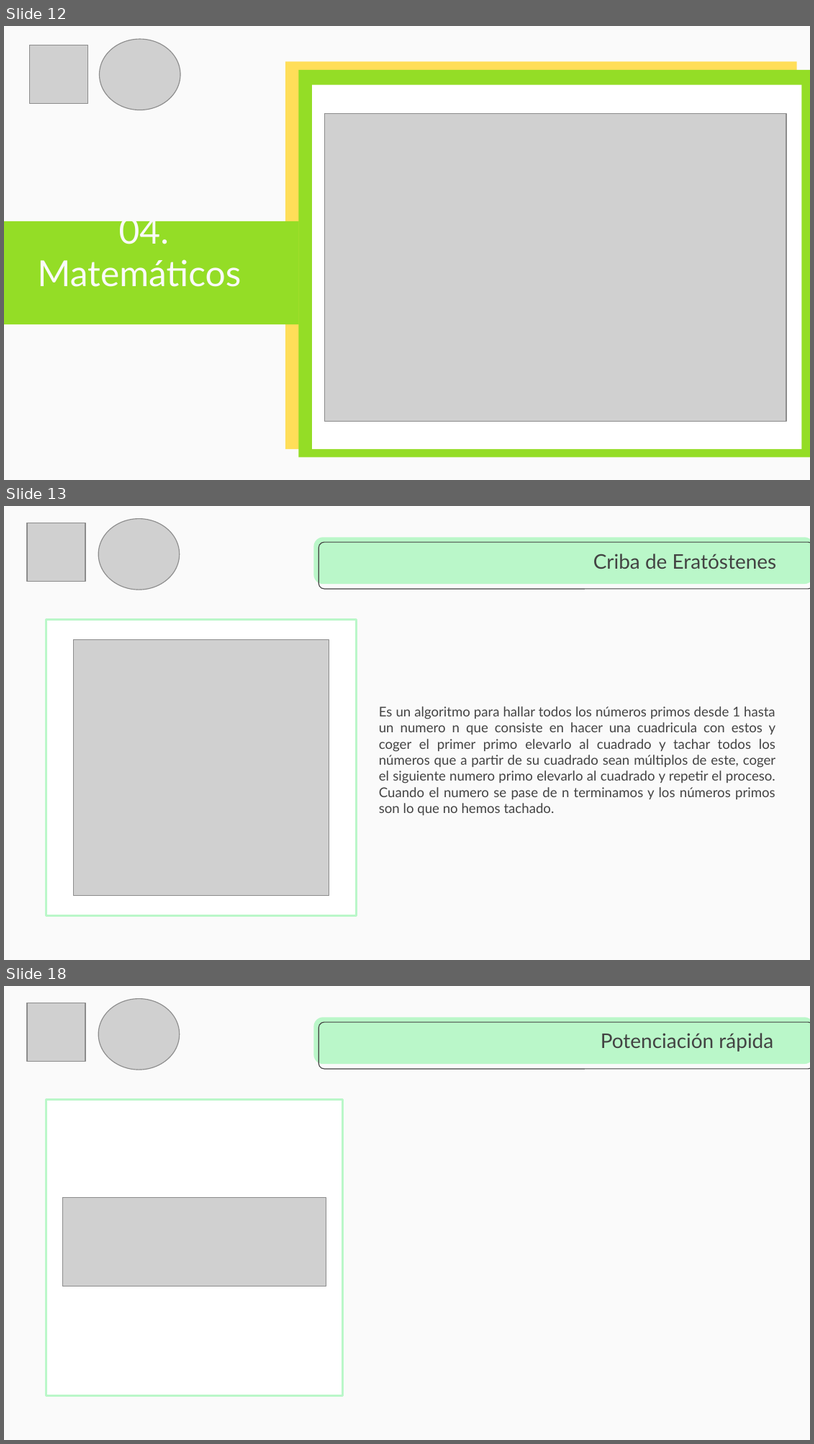
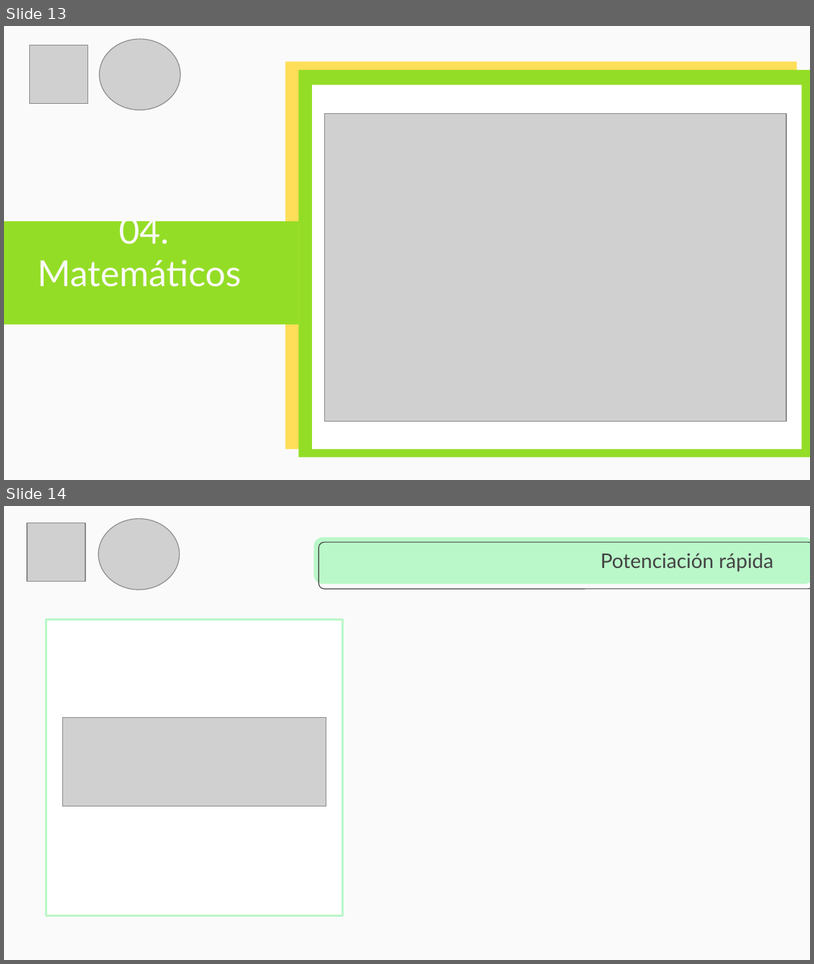
Before and after one commit to cangothic/CursoDePrgramacionCompetitiva, a slide deck: clase 4/Capacitación Maratones.pptx. Shown one above the other, each under a label of ours: slides 12, 13 and 18 before the commit, slides 13 and 14 after it; the slides between them are not shown. The pictures are 814x1444 and 814x964 pixels, drawn with LibreOffice and Linux fonts; fonts in the diff are those of the drawing; grey boxes stand for pictures. Boxes give left, top, right and bottom in pixels: in the first picture for what was removed or moved away, otherwise in the second. Text is boxed around its words. In the diff, an @@ line names an element or a change of style, - is before the commit and + after.

```diff
--- a/clase 4/Capacitación Maratones.pptx
+++ b/clase 4/Capacitación Maratones.pptx
@@ slide 13 removed at (4, 506, 810, 960), background #FAFAFA; not listed: 2 template elements that a slide beside it also shows @@
@@ picture removed at (27, 523, 85, 581) @@
@@ picture removed at (98, 519, 179, 590) @@
@@ title removed at (594, 554, 777, 569) @@
-Criba de Eratóstenes
@@ rectangle removed at (46, 620, 356, 916) @@
@@ picture removed at (73, 640, 329, 896) @@
@@ subtitle removed at (379, 706, 777, 815) @@
-Es un algoritmo para hallar todos los números primos desde 1 hasta un numero n que consiste en hacer una cuadricula con estos y coger el primer primo elevarlo al cuadrado y tachar todos los números que a partir de su cuadrado sean múltiplos de este, coger el siguiente numero primo elevarlo al cuadrado y repetir el proceso. Cuando el numero se pase de n terminamos y los números primos son lo que no hemos tachado.
@@ what was slide 12 is now slide 13 @@
@@ what was slide 18 is now slide 14 @@
```
Also in this commit, not shown: 7 slides added, 5 other slides removed, 41 other files.
